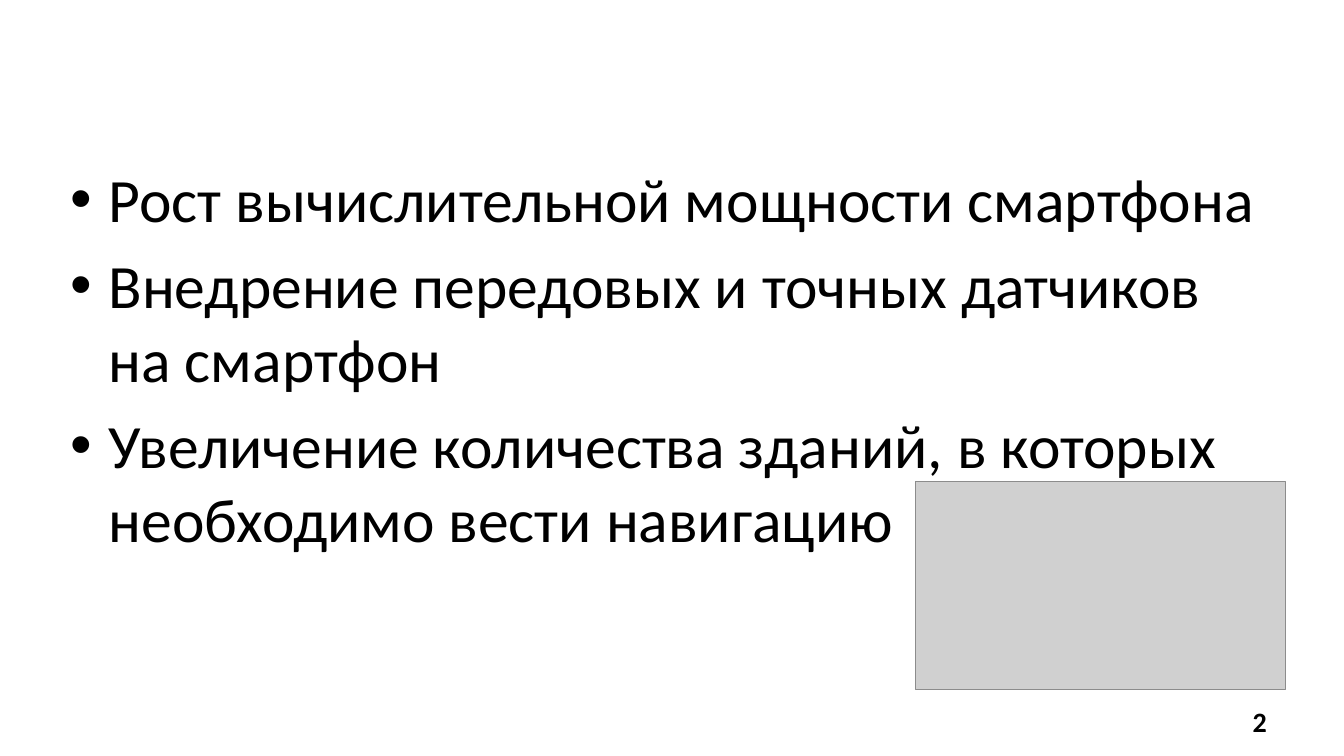
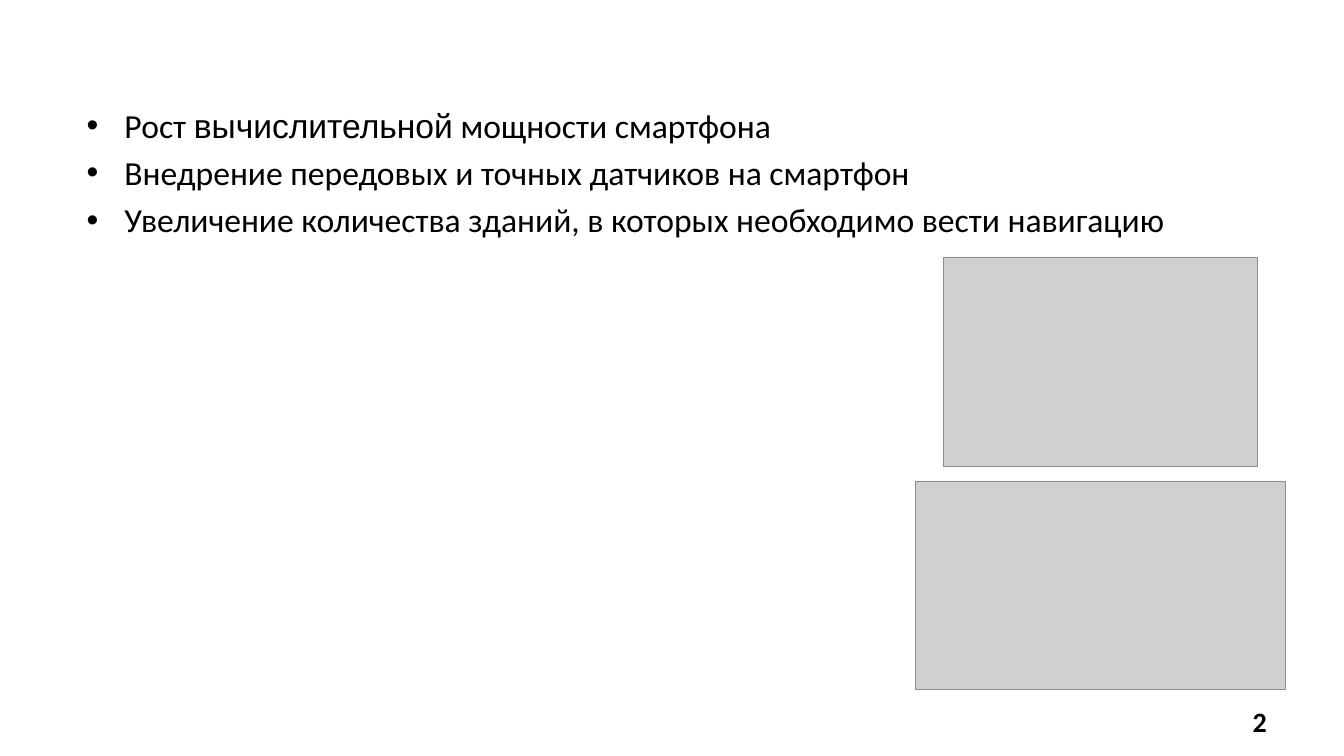
Before and after one commit to SonicRun/DiplomMaga, a slide deck: slide 2 of Mavlyutov_V_D_prezentatsia.pptx. Drawn at 1344x756 pixels with LibreOffice and Linux fonts; fonts in the diff are those of the drawing; grey boxes stand for pictures; background and template pictures are left out. Boxes give left, top, right and bottom in pixels: in the first picture for what was removed or moved away, otherwise in the second. Text is boxed around its words. In the diff, an @@ line names an element or a change of style, - is before the commit and + after.

```diff
--- a/Mavlyutov_V_D_prezentatsia.pptx
+++ b/Mavlyutov_V_D_prezentatsia.pptx
@@ text "Рост вычислительной мощности смартфона": place and size @@
-text "Рост вычислительной мощности смартфона" at bbox=[109, 180, 1254, 552]
+text "Рост вычислительной мощности смартфона" at bbox=[124, 113, 1164, 238]
@@ text "Рост вычислительной мощности смартфона" at bbox=[124, 113, 1164, 238]: size 44 to 24 pt; font Calibri to Arial in "вычислительной"; less space between paragraphs @@
@@ picture added at bbox=[944, 258, 1257, 467] @@
```
Also in this commit, not shown: 8 other slides changed, 2 slides added, 1 other file.
